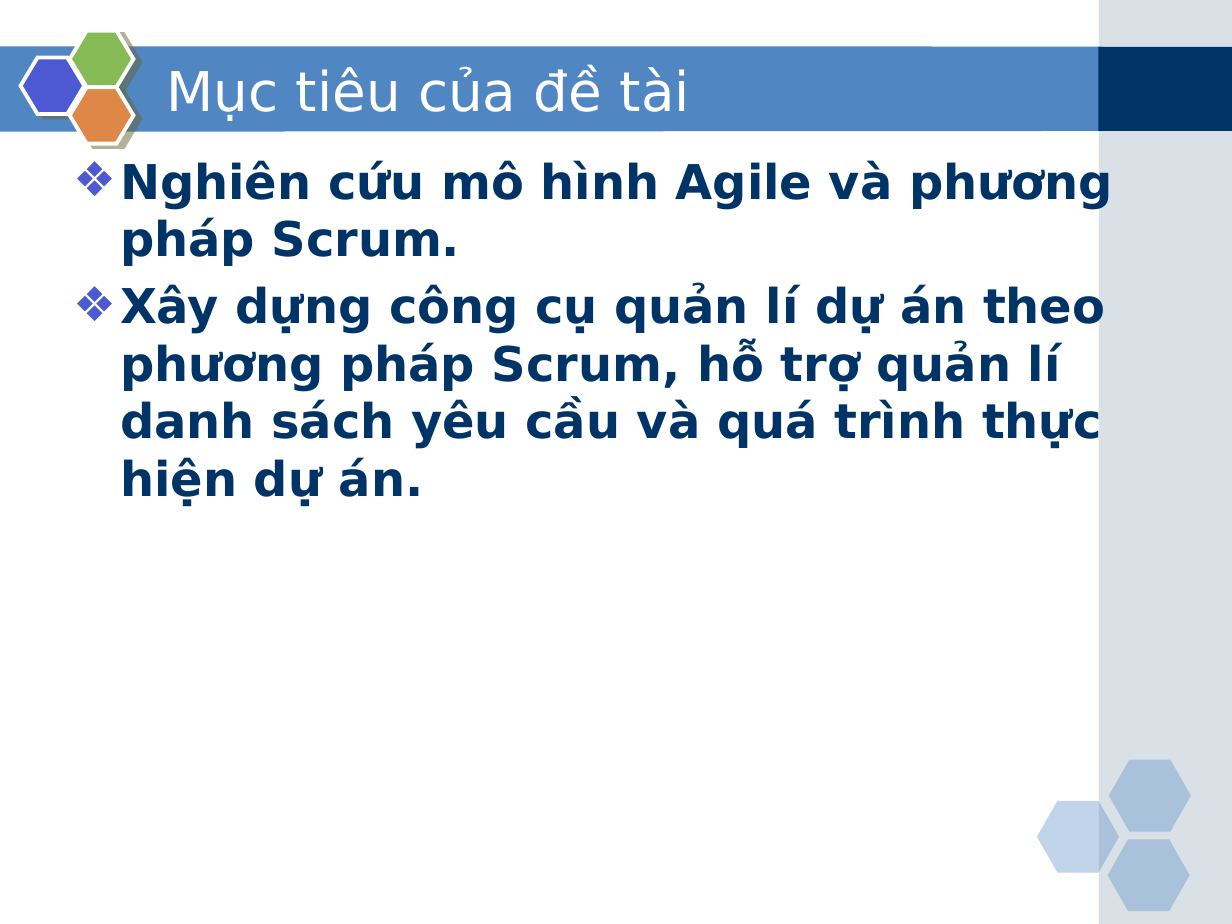
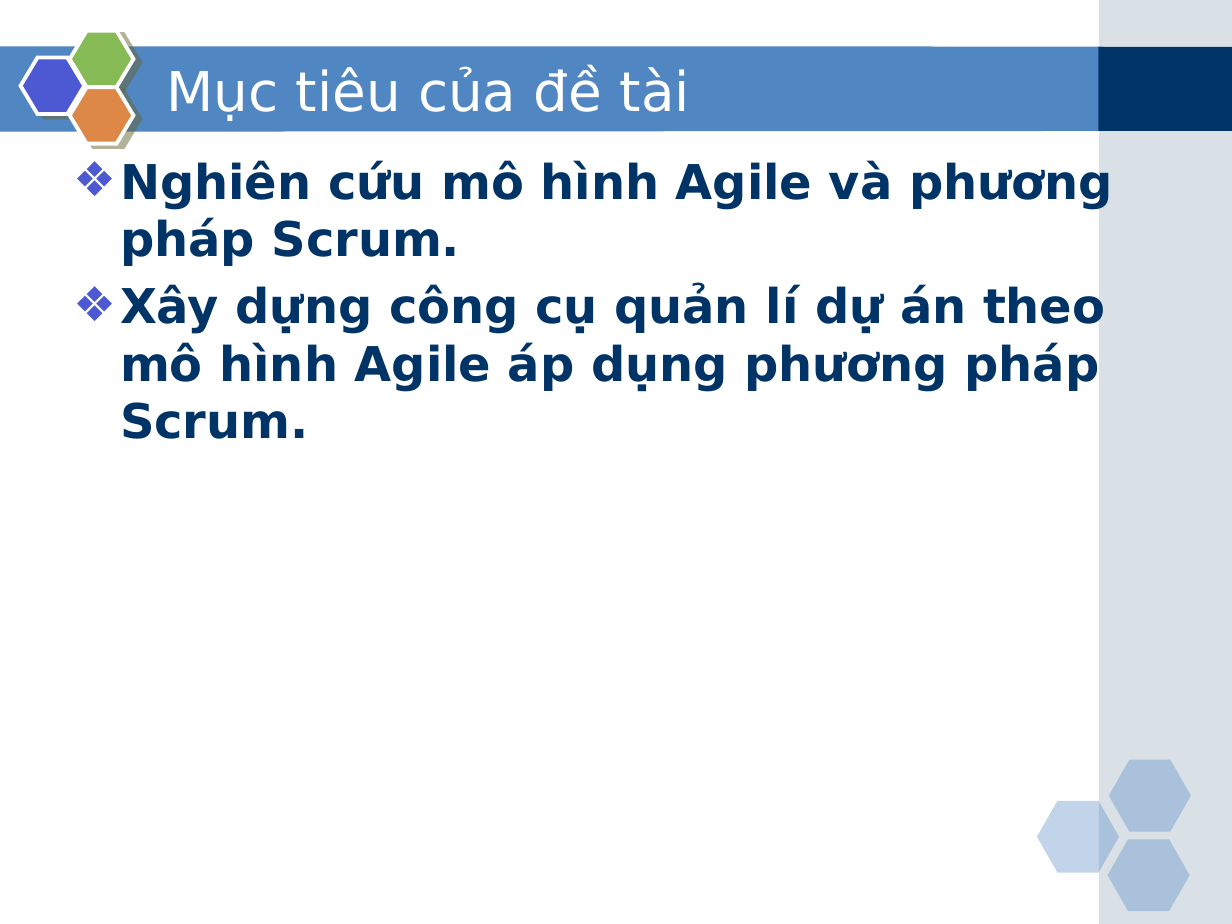
Before and after one commit to phamduong/graduation-project-agile-tool, a slide deck: slide 5 of Báo cáo/Slide bao cao.pptx. Drawn at 1232x924 pixels with LibreOffice and Linux fonts; fonts in the diff are those of the drawing. Boxes give left, top, right and bottom in pixels: in the first picture for what was removed or moved away, otherwise in the second. Text is boxed around its words. In the diff, an @@ line names an element or a change of style, - is before the commit and + after.

```diff
--- a/Báo cáo/Slide bao cao.pptx
+++ b/Báo cáo/Slide bao cao.pptx
@@ text at [120,284,1105,439]: text changed @@
-❖ Xây dựng công cụ quản lí dự án theo phương pháp Scrum, hỗ trợ quản lí danh sách yêu cầu và quá trình thực hiện dự án.
+❖ Xây dựng công cụ quản lí dự án theo mô hình Agile áp dụng phương pháp Scrum.
```
Also in this commit, not shown: 12 other slides changed, 3 slides added, 12 other files.
